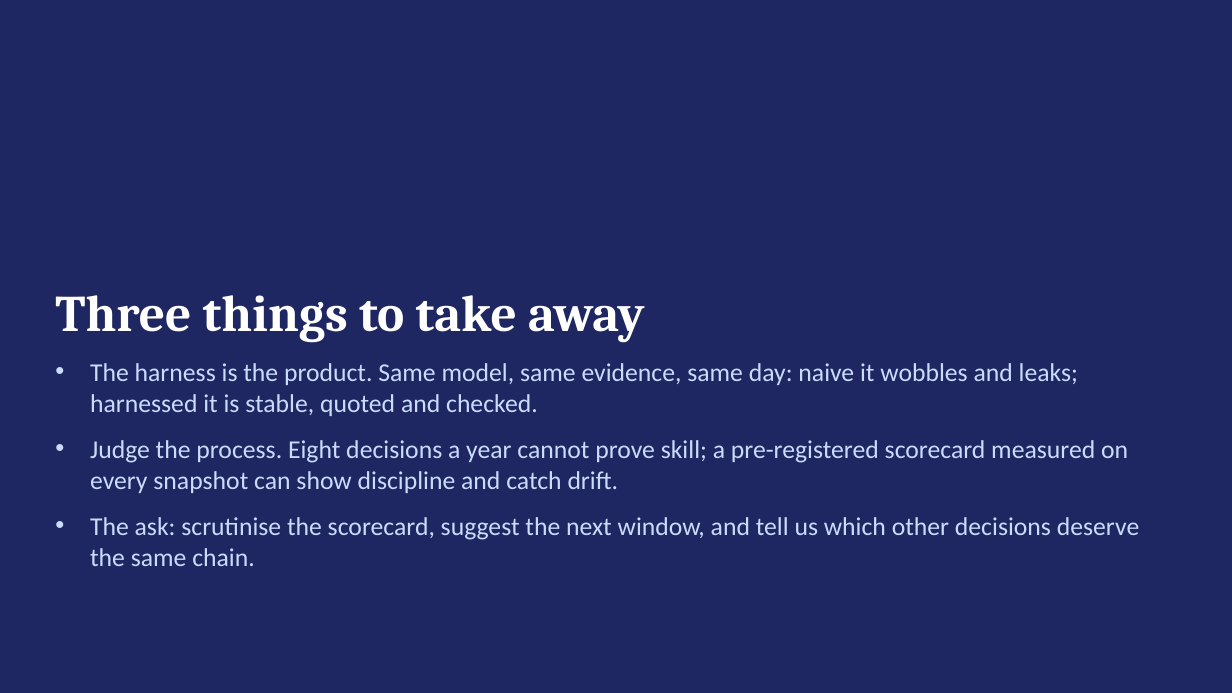
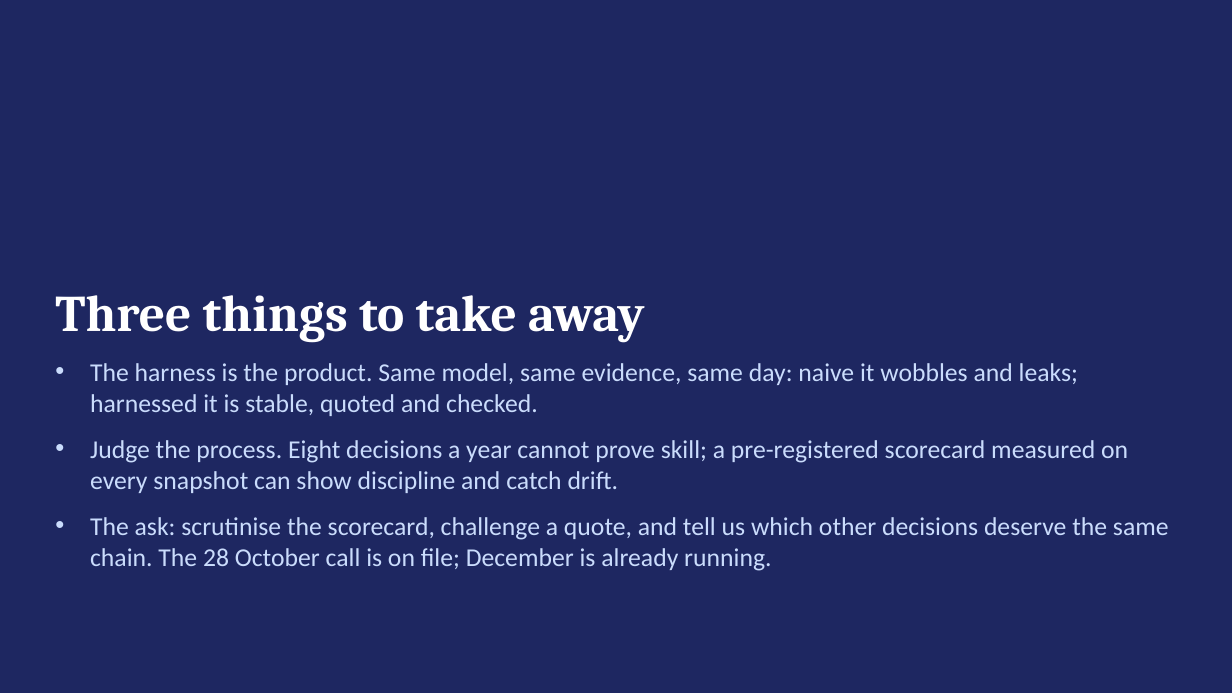
Before and after one commit to kmt112/fed-forecast, a slide deck: slide 21 of docs/FedCast_Fullerton.pptx (slide 24 before the commit). Drawn at 1232x693 pixels with LibreOffice and Linux fonts; fonts in the diff are those of the drawing. Boxes give left, top, right and bottom in pixels: in the first picture for what was removed or moved away, otherwise in the second. Text is boxed around its words. In the diff, an @@ line names an element or a change of style, - is before the commit and + after.

```diff
--- a/docs/FedCast_Fullerton.pptx
+++ b/docs/FedCast_Fullerton.pptx
@@ text at [90,517,1169,571]: text changed @@
-• The ask: scrutinise the scorecard, suggest the next window, and tell us which other decisions deserve the same chain.
+• The ask: scrutinise the scorecard, challenge a quote, and tell us which other decisions deserve the same chain. The 28 October call is on file; December is already running.
```
Also in this commit, not shown: 8 other slides changed, 2 slides added, 5 slides removed, 2 other files.
